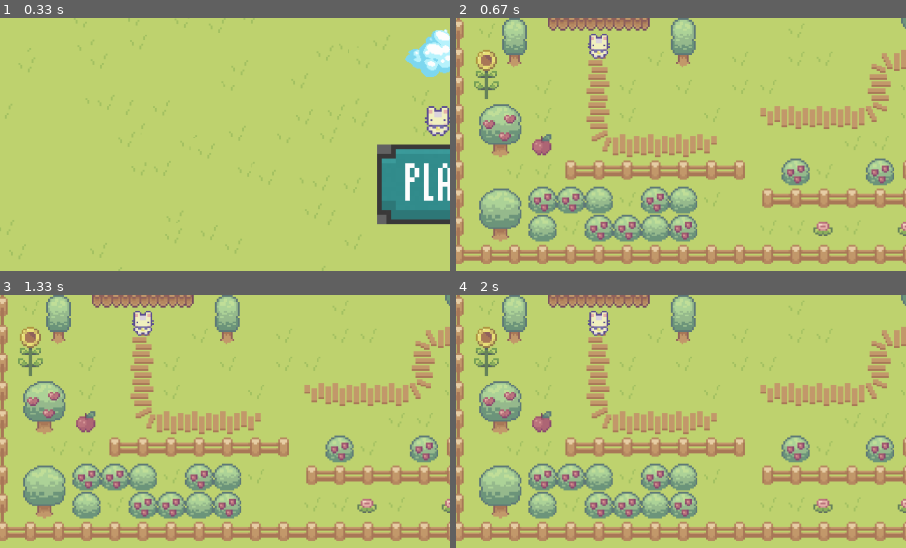
Above: before the commit, frames 1-4 (two rows, left to right).
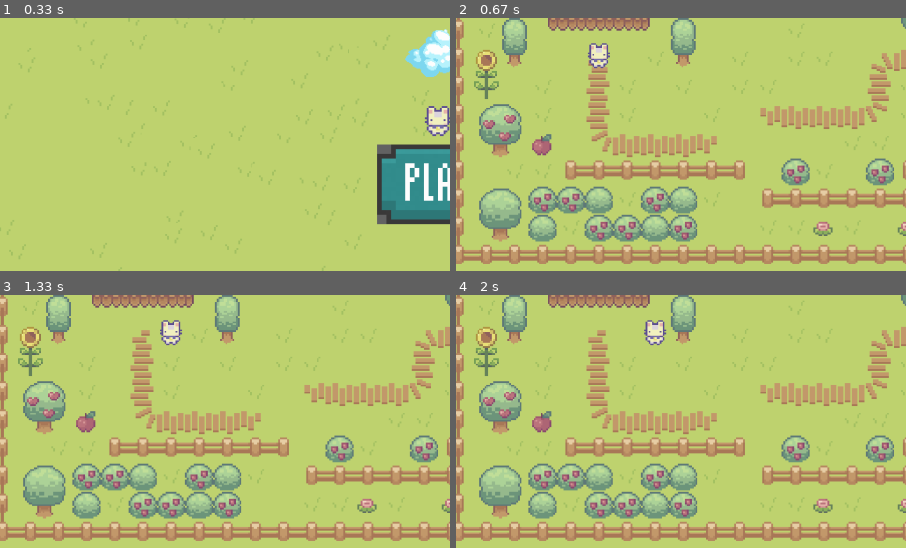
Above: after the commit, the same moments.

Repository: ColanWorstellProgramming/Let_The_PyGames_Begin
Game: pygame game, started from main.py
Same seed, same stepped clock (60 frames per second), same inputs: the game is played once before the commit and once after it.
Inputs (mouse positions are % of the whole screen's width and height, from its top left):
- Up to frame 1 (0.33 s): no input
- Up to frame 2 (0.67 s): click (50, 81) at 0.38 s
- Up to frame 3 (1.33 s): hold D 0.67-1.13 s; move the mouse to (46, 55) at 0.7 s
- Up to frame 4 (2 s): hold D 1.5-1.97 s
The pictures show only the part of the screen within x 1-51%, y 50-100%; the shares and areas given below are measured in that part.

Frame 1 is identical in both runs. In frame 2, 0.5% of the frame differs, in the area x 29-35%, y 6-20%; in frame 3, 0.8%; in frame 4, 0.8%, in the area x 29-47%, y 6-20%.

Commit message:
Movement And Collision

Diff:
--- a/game.py
+++ b/game.py
@@ -16,7 +16,7 @@
 
     def set_up(self):
         print("do set up")
-        player = Player(25, 52)
+        player = Player(250, 540)
         self.player = player
         self.object.append(player)
         self.game_state = GameState.RUNNING
@@ -24,7 +24,7 @@
         self.load_map('maps/map1.txt')
 
     def update(self):
-        print("update")
+        # print("update")
         self.handle_events()
         gameWorld.createWorld()
         self.render_map(self.screen)
@@ -33,7 +33,7 @@
             object.render(self.screen)
 
     def handle_events(self):
-        movement = 5
+        movement = 60
         x=0
         y=0
         for event in pygame.event.get():
@@ -51,7 +51,7 @@
                     elif event.key == pygame.K_a:
                         x -= movement
                         self.move_unit(self.player, [x, y])
-                    elif event.key == pygame.K_w:
+                    elif event.key == pygame.K_d:
                         x += movement
                         self.move_unit(self.player, [x, y])
 
@@ -74,22 +74,25 @@
 
     def move_unit(self, unit, position_change):
         new_position = [unit.position[0] + position_change[0], unit.position[1] + position_change[1]]
-        #print(unit.position)
-        #print(new_position[0])
-        #print(new_position[1])
-        #print(self.map(new_position[0]))
-        #if self.map[new_position] not in Passable:
-           # return
-        #print(new_position[1])
-        #print(len(self.map))
-        if new_position[0] < 0 or new_position[0] > 180:
-            return
-        if new_position[1] < 0 or new_position[1] > 90:
-            return
-        #print(new_position[0])
-        if (self.map[int(new_position[0] / 10)] [int(new_position[1] / 5)]) not in Passable:
-            return
-        unit.update_position(new_position)
+
+        new_X = (int(new_position[0] + 50) / 60)
+        new_Y = (int(new_position[1]  + 60 )/ 60)
+
+        print(new_X)
+        print(new_Y)
+
+        y_pos = 0
+        for line in self.map:
+            x_pos = 0
+            for tile in line:
+                if (tile in Passable and x_pos == new_X and y_pos == new_Y):
+                    unit.update_position(new_position)
+                x_pos += 1
+            y_pos += 1
+
+        #if (self.map[int((new_position[0] + 50) / 60)] [int((new_position[1] + 60) / 60)]) not in Passable:
+        #    return
+        #unit.update_position(new_position)
 
 
 map_tile_image = {
--- a/player.py
+++ b/player.py
@@ -11,7 +11,7 @@
         self.image = pygame.image.load('sprites/Characters/bunny.png')
         self.image = pygame.transform.scale(self.image, (160, 160))
         self.image.set_colorkey((255, 255, 255))
-        self.rect = pygame.Rect(self.position[0] * config.SCALE, self.position[1] * config.SCALE, config.SCALE, config.SCALE)
+        self.rect = pygame.Rect(self.position[0], self.position[1], 1, 1)
 
     def update(self):
         print("player updated")
@@ -22,4 +22,4 @@
     def update_position(self, new_position):
         self.position[0] = new_position[0]
         self.position[1] = new_position[1]
-        self.rect = pygame.Rect(self.position[0] * config.SCALE, self.position[1] * config.SCALE, config.SCALE, config.SCALE)
+        self.rect = pygame.Rect(self.position[0], self.position[1], 1, 1)
